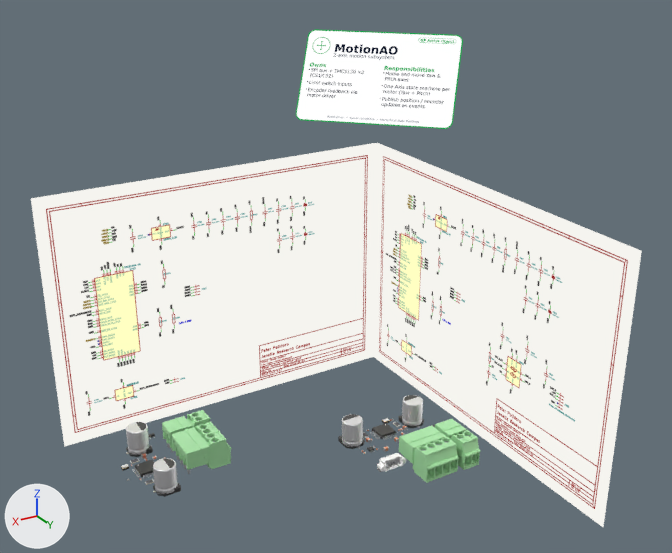
Renders of the Blender file assets/compiled/blend/motion-ao.blend from each side of a commit.
Rendered twice from a 50 mm camera at (624.0, 941.0, 603.0) aimed at (154.0, 158.0, 212.0). Lighting does not change. The marker at lower left points along +X, +Y and +Z.

Before the edit, the objects in view are built like this:
```python
ob_piv_left_electrical = bpy.data.objects.new('PIV_left_electrical', None)
ob_piv_left_electrical.parent = ob_rig_electro_mech_root
ob_piv_left_electrical.location = (475.0, 100.0, 0.0)
ob_piv_right_electrical = bpy.data.objects.new('PIV_right_electrical', None)
ob_piv_right_electrical.parent = ob_rig_electro_mech_root
ob_piv_right_electrical.location = (175.0, 150.0, 0.0)
ob_rot_left_electrical = bpy.data.objects.new('ROT_left_electrical', None)
ob_rot_left_electrical.parent = ob_piv_left_electrical
ob_rot_left_electrical.location = (0.0, 0.0, 0.0)
ob_rot_left_electrical.rotation_euler = (0.0, 0.0, 3.142)  # degrees (0, 0, 180)
ob_rot_left_electrical.scale = (3.0, 3.0, 3.0)
ob_rot_right_electrical = bpy.data.objects.new('ROT_right_electrical', None)
ob_rot_right_electrical.parent = ob_piv_right_electrical
ob_rot_right_electrical.location = (0.0, 0.0, 0.0)
ob_rot_right_electrical.scale = (3.0, 3.0, 3.0)
ob_schem_center = bpy.data.objects.new('SCHEM_CENTER', me_schem_center_mesh)
ob_schem_center.parent = ob_rig_electro_mech_root
ob_schem_center.location = (0.0, 0.0, 380.0)
ob_schem_center.rotation_euler = (0.955, 0.0, 2.356)  # degrees (55, 0, 135)
ob_schem_left = bpy.data.objects.new('SCHEM_LEFT', me_schem_left_mesh)
ob_schem_left.parent = ob_rig_electro_mech_root
ob_schem_left.location = (0.0, 0.0, 0.0)
# also in view: 'INST_left_electrical' at (326.0, 95.0, 15.0); 'SCHEM_RIGHT' at (0.0, 212.0, 150.0); 'INST_right_electrical' at (91.0, 209.0, 15.0)
```
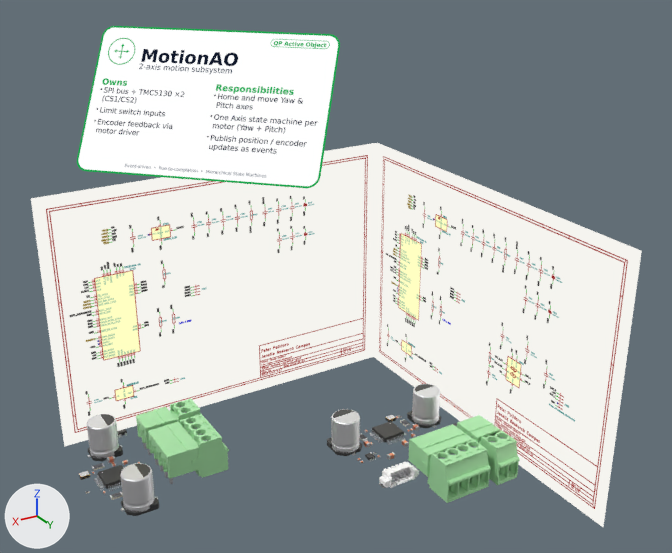
ob_piv_left_electrical is not drawn itself; it is the parent of ob_rot_left_electrical.
ob_rot_left_electrical is not drawn itself; it is the parent of ob_off_left_electrical.
ob_piv_right_electrical is not drawn itself; it is the parent of ob_rot_right_electrical.
ob_rot_right_electrical is not drawn itself; it is the parent of ob_off_right_electrical.

Patch to the scene script:
```diff
--- a/assets/compiled/blend/motion-ao.blend.py
+++ b/assets/compiled/blend/motion-ao.blend.py
@@ me_img_free_00_mesh @@
+me_img_free_00_mesh.from_pydata(...)  # 4 vertices, 1 face; spans x -140.0..140.0, y -88.0..88.0, z 0.0
+me_img_free_00_mesh.materials.append(mat_mat_schem_center)
@@ ob_schem_center @@
-ob_schem_center = bpy.data.objects.new('SCHEM_CENTER', me_schem_center_mesh)
-ob_schem_center.parent = ob_rig_electro_mech_root
-ob_schem_center.location = (0.0, 0.0, 380.0)
-ob_schem_center.rotation_euler = (0.955, 0.0, 2.356)  # degrees (55, 0, 135)
-ob_schem_center.visible_shadow = False
@@ ob_piv_left_electrical @@
 ob_piv_left_electrical.parent = ob_rig_electro_mech_root
-ob_piv_left_electrical.location = (475.0, 100.0, 0.0)
+ob_piv_left_electrical.location = (550.0, 100.0, 0.0)
@@ ob_rot_left_electrical @@
 ob_rot_left_electrical.rotation_euler = (0.0, 0.0, 3.142)  # degrees (0, 0, 180)
-ob_rot_left_electrical.scale = (3.0, 3.0, 3.0)
+ob_rot_left_electrical.scale = (4.0, 4.0, 4.0)
@@ ob_piv_right_electrical @@
 ob_piv_right_electrical.parent = ob_rig_electro_mech_root
-ob_piv_right_electrical.location = (175.0, 150.0, 0.0)
+ob_piv_right_electrical.location = (200.0, 150.0, 0.0)
@@ ob_rot_right_electrical @@
 ob_rot_right_electrical.location = (0.0, 0.0, 0.0)
-ob_rot_right_electrical.scale = (3.0, 3.0, 3.0)
+ob_rot_right_electrical.scale = (4.0, 4.0, 4.0)
@@ ob_img_free_00 @@
+ob_img_free_00 = bpy.data.objects.new('IMG_FREE_00', me_img_free_00_mesh)
+ob_img_free_00.parent = ob_rig_electro_mech_root
+ob_img_free_00.location = (225.0, 0.0, 375.0)
+ob_img_free_00.rotation_euler = (0.955, 0.0, 2.356)  # degrees (55, 0, 135)
+ob_img_free_00.visible_shadow = False
```

Changed parts and their boxes [x1, y1, x2, y2] in the pictures (672 x 553 px):
'IMG_FREE_00', added
    after: [77, 26, 340, 188]
'SCHEM_CENTER', deleted
    before: [296, 29, 463, 129]
'INST_right_electrical', moved, rescaled (36% wider, 35% taller)
    before: [338, 395, 480, 483]
    after: [327, 384, 520, 503]
'INST_left_electrical', moved, rescaled (35% wider, 34% taller)
    before: [121, 410, 232, 497]
    after: [79, 399, 229, 516]
